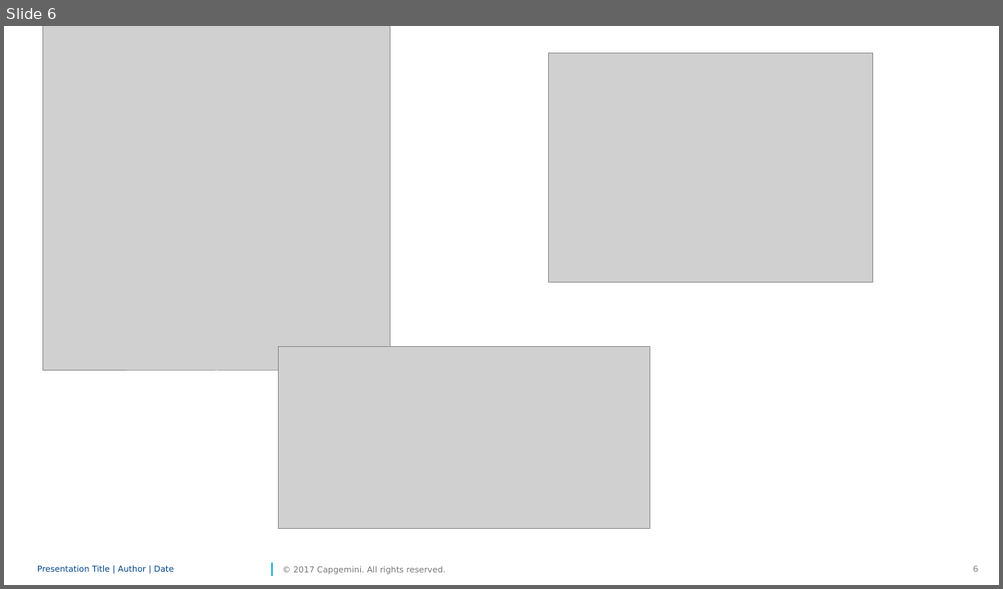
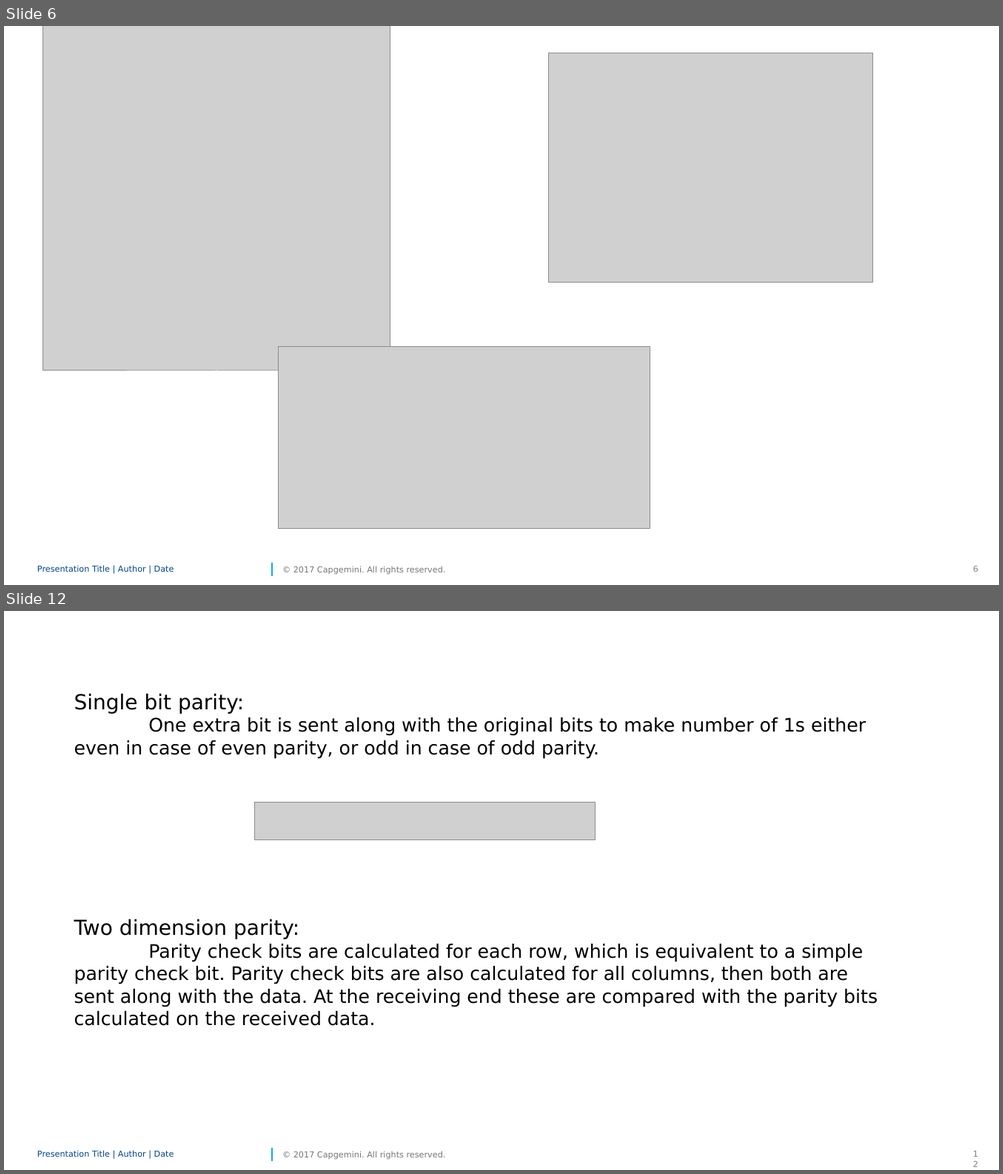
Before and after one commit to MohammedAashik/sparkCG, a slide deck: DAtalink.pptx. Shown one above the other, each under a label of ours: slide 6 before the commit, slides 6 and 12 after it; the slides between them are not shown. The pictures are 1003x589 and 1003x1174 pixels, drawn with LibreOffice and Linux fonts; fonts in the diff are those of the drawing; grey boxes stand for pictures; background and template pictures are left out. Boxes give left, top, right and bottom in pixels: in the first picture for what was removed or moved away, otherwise in the second. Text is boxed around its words. In the diff, an @@ line names an element or a change of style, - is before the commit and + after.

```diff
--- a/DAtalink.pptx
+++ b/DAtalink.pptx
@@ slide 12 added at (4, 611, 999, 1170), background #FFFFFF; not listed: 4 template elements that a slide beside it also shows @@
@@ text added at (74, 693, 877, 1026), 18 pt, text #000000 @@
+Single bit parity:
+One extra bit is sent along with the original bits to make number of 1s either even in case of even parity, or odd in case of odd parity.
+Two dimension parity:
+Parity check bits are calculated for each row, which is equivalent to a simple parity check bit. Parity check bits are also calculated for all columns, then both are sent along with the data. At the receiving end these are compared with the parity bits calculated on the received data.
@@ picture added at (255, 803, 595, 840) @@
```
Also in this commit, not shown: 1 slide changed, 14 other slides added.
